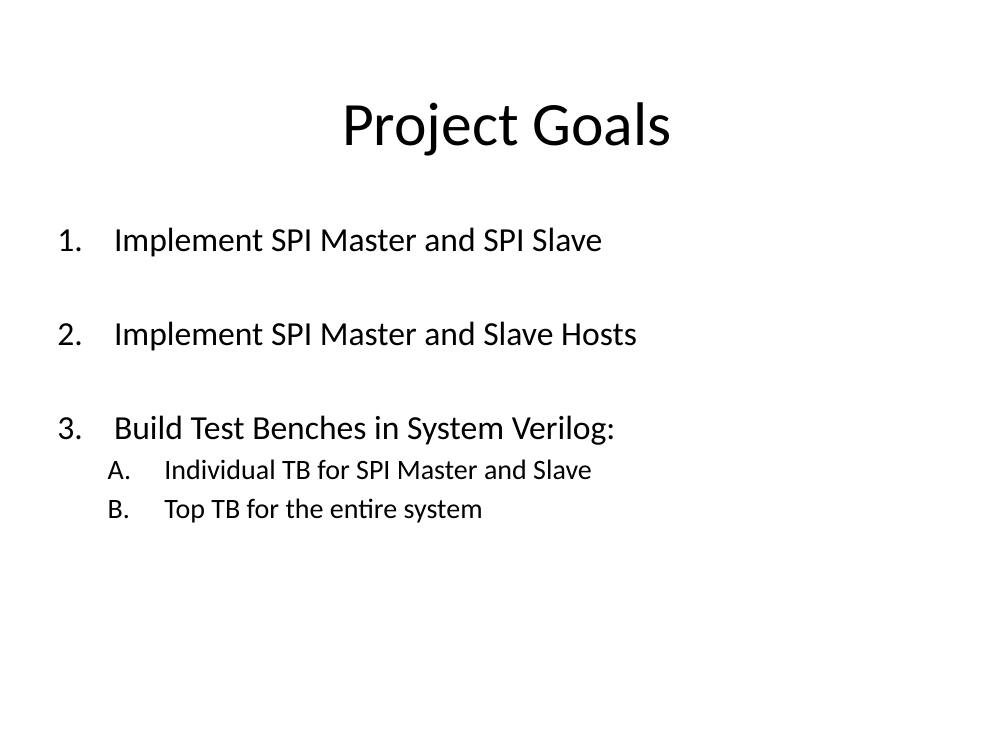
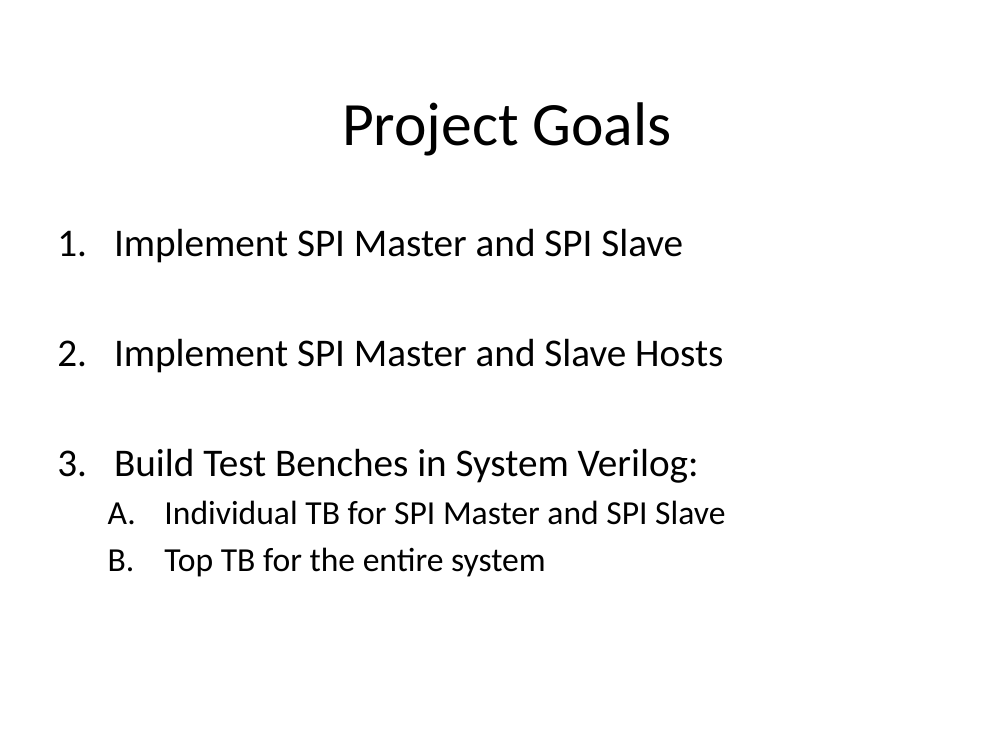
Before and after one commit to dengqingyong/vlsi-spi, a slide deck: slide 4 of Presentations/Mid_Presentation/spi_mid_presentation.pptx. Drawn at 1008x756 pixels with LibreOffice and Linux fonts; fonts in the diff are those of the drawing; background and template pictures are left out. Boxes give left, top, right and bottom in pixels: in the first picture for what was removed or moved away, otherwise in the second. Text is boxed around its words. In the diff, an @@ line names an element or a change of style, - is before the commit and + after.

Commit message:
1. SPI Mid Presentation update (Final Version) 2. WBS_SPI - Added support in Write to SPI Master's Registers 3. SPI Master - Added BUSY bit

```diff
--- a/Presentations/Mid_Presentation/spi_mid_presentation.pptx
+++ b/Presentations/Mid_Presentation/spi_mid_presentation.pptx
@@ subtitle at <box>114,228,723,577</box>: size 24 to 28 pt in "Implement SPI Master and SPI Slave", "Implement SPI Master and Slave Hosts", "Build Test Benches in System Verilog:"; size 20 to 24 pt in "Top TB for the entire system" @@
@@ subtitle at <box>164,500,725,525</box>: text changed; size 20 to 24 pt @@
-  A. Individual TB for SPI Master and Slave
+  A. Individual TB for SPI Master and SPI Slave
```
Also in this commit, not shown: 4 other slides changed, 4 slides added, 2 other files.
